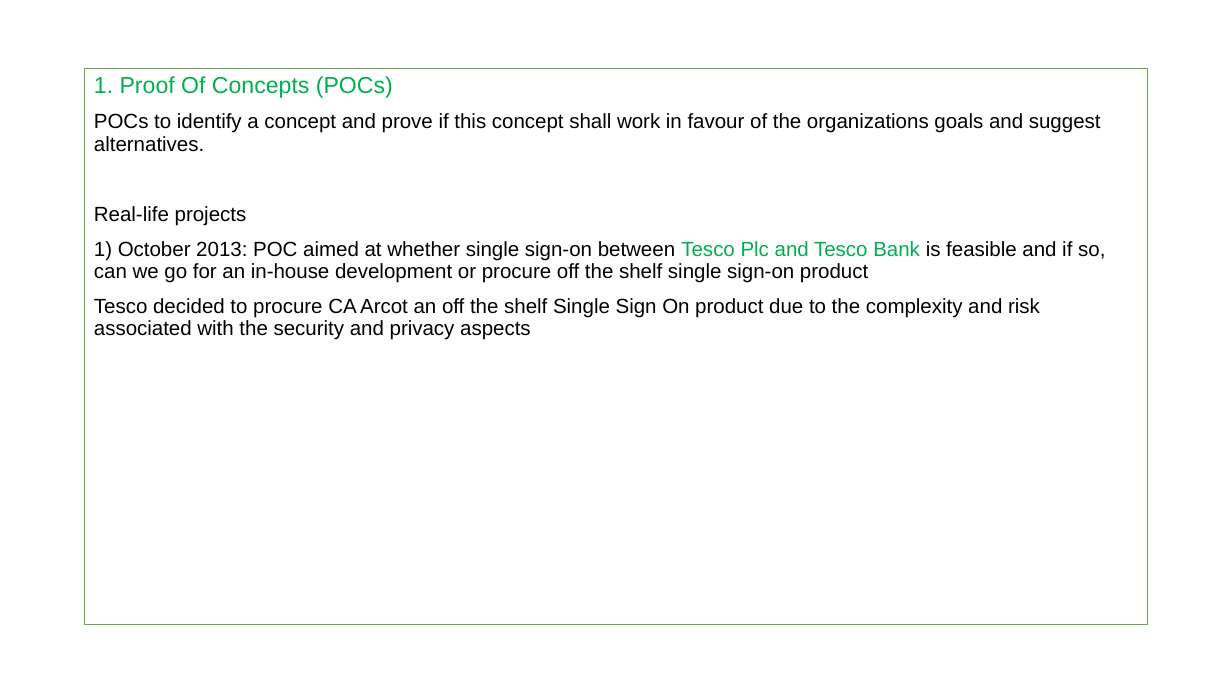
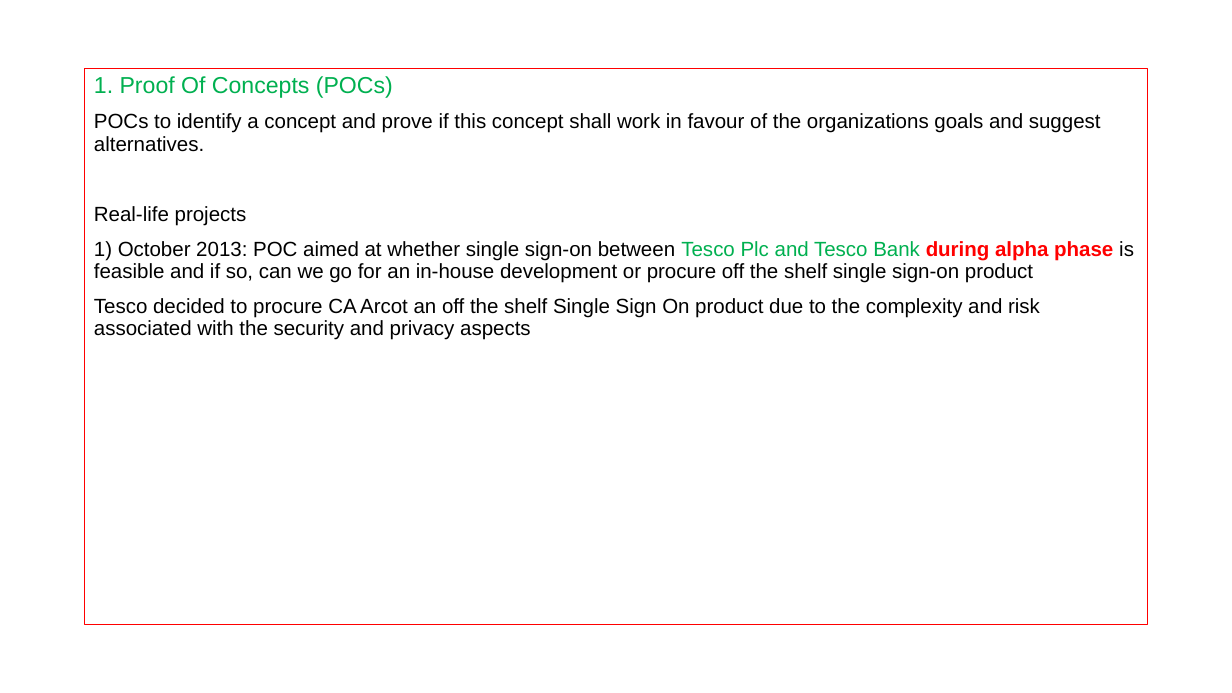
Before and after one commit to RaghavanKasthuri/User-Experience-UX-, a slide deck: slide 2 of Research Methods/User Research Methods.pptx. Drawn at 1232x693 pixels with LibreOffice and Linux fonts; fonts in the diff are those of the drawing. Boxes give left, top, right and bottom in pixels: in the first picture for what was removed or moved away, otherwise in the second. Text is boxed around its words. In the diff, an @@ line names an element or a change of style, - is before the commit and + after.

```diff
--- a/Research Methods/User Research Methods.pptx
+++ b/Research Methods/User Research Methods.pptx
@@ text "1. Proof Of Concepts (POCs)" at bbox=[85, 68, 1148, 624]: outline #6AA84F 0.75 pt to #FF0000 0.75 pt @@
@@ text at bbox=[94, 241, 1134, 283]: text changed @@
-1) October 2013: POC aimed at whether single sign-on between Tesco Plc and Tesco Bank is feasible and if so, can we go for an in-house development or procure off the shelf single sign-on product
+1) October 2013: POC aimed at whether single sign-on between Tesco Plc and Tesco Bank during alpha phase is feasible and if so, can we go for an in-house development or procure off the shelf single sign-on product
```
Also in this commit, not shown: 4 other slides changed, 1 slide added.
